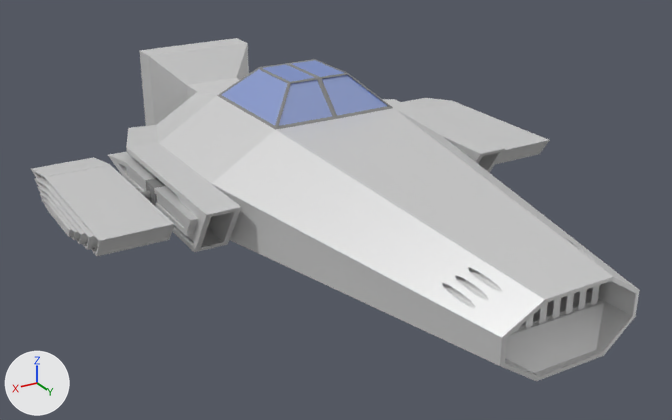
Before and after pictures for a commit that changed the Blender file Day 14 - Spaceship/Spaceship-LP.blend.
Rendered twice from a 50 mm lens placed at (13.4, 24.3, 10.3), pointed at (0.1, 2.1, -0.8). Every picture has the same lights, and +X, +Y and +Z are marked at lower left.

Objects in the first picture: 'Cube', 'Hull', 'Hull.Intake.Curve', 'Window', 'Wing'.
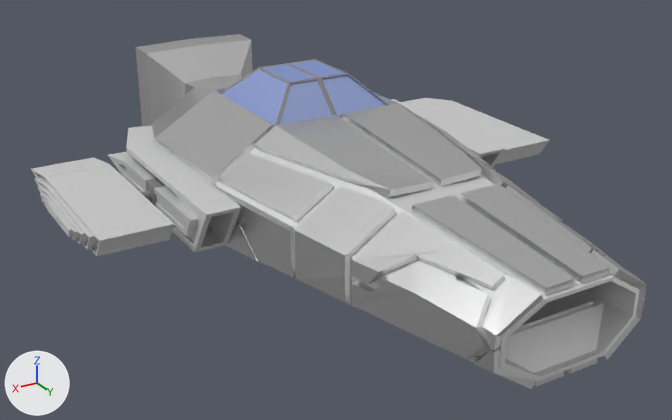
Boxes (x1, y1, x2, y2) around the edits, measured in the pictures (672 x 420 px):
'Hull.Panels', added: after (136, 34, 646, 389)
'Cube', hidden: before (513, 285, 599, 333)
'Hull', unchanged, covered by the edit: before (108, 38, 640, 381); after (108, 99, 640, 381)

Edits to the bpy script that builds the scene:
```text
Add mat_shield:
    mat_shield = bpy.data.materials.new('Shield')
    mat_shield.use_nodes = True; mat_shield.node_tree.nodes.clear()
    _N = mat_shield.node_tree.nodes; _L = mat_shield.node_tree.links
    n0 = _N.new('ShaderNodeOutputMaterial'); n0.name = 'Material Output'
    n1 = _N.new('ShaderNodeBsdfAnisotropic'); n1.name = 'Glossy BSDF'
    n1.distribution = 'GGX'
    n1.inputs[1].default_value = 0.316  # 'Roughness'
    _L.new(n1.outputs[0], n0.inputs[0])  # 'BSDF' to 'Surface'
Add me_cube_008:
    me_cube_008.from_pydata(...)  # 134 vertices, 52 faces; spans x 0.0..2.0, y -4.5..5.99, z -1.0..1.01
    me_cube_008.materials.append(mat_shield)
Change ob_cube:
    add ob_cube.hide_set(True)  # its collection is switched off
Add ob_hull_panels:
    ob_hull_panels = bpy.data.objects.new('Hull.Panels', me_cube_008)
    ob_hull_panels.location = (0.0, 0.0, 0.0)
    ob_hull_panels.scale = (2.0, 2.0, 2.0)
    _m = ob_hull_panels.modifiers.new('Mirror', 'MIRROR')
    _m = ob_hull_panels.modifiers.new('Solidify', 'SOLIDIFY')
    _m.thickness = -0.1
    _m.nonmanifold_thickness_mode = 'FIXED'
    _m.nonmanifold_merge_threshold = 0.0003
```
